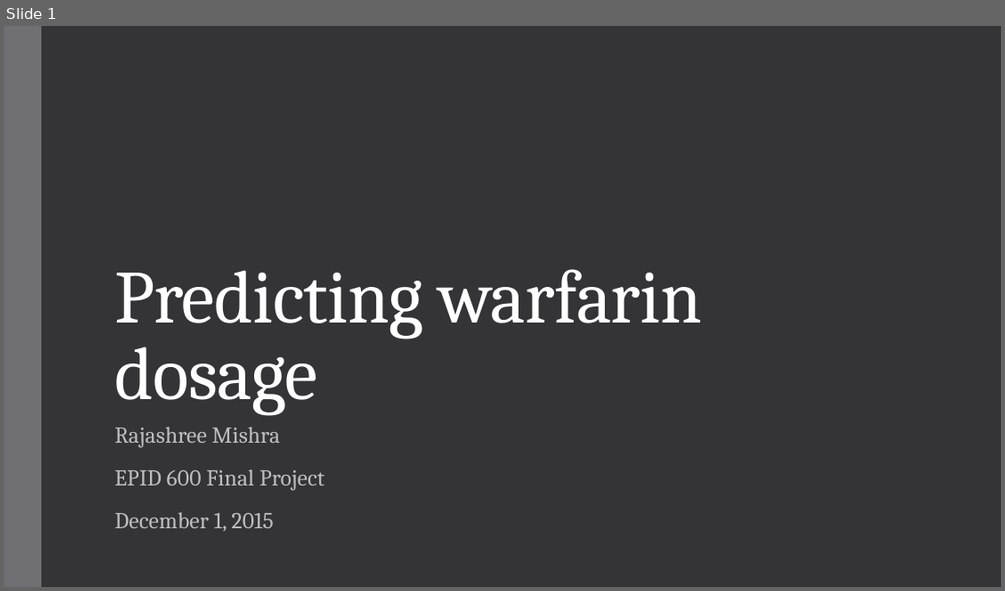
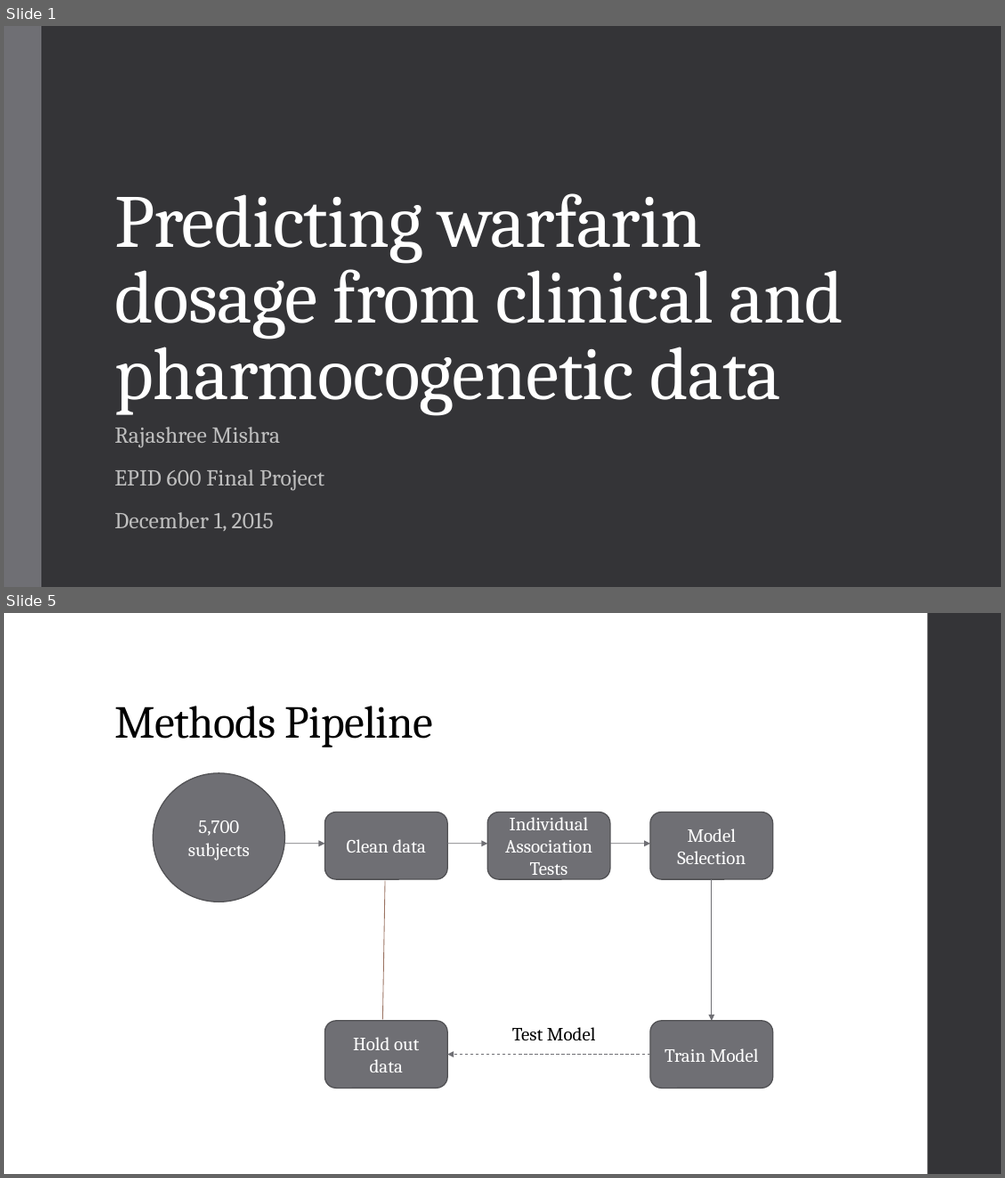
Before and after one commit to misraj/pharmgkb_project, a slide deck: EPID600_mishra.pptx. Shown one above the other, each under a label of ours: slide 1 before the commit, slides 1 and 5 after it; the slides between them are not shown. The pictures are 1005x591 and 1005x1178 pixels, drawn with LibreOffice and Linux fonts; fonts in the diff are those of the drawing. Boxes give left, top, right and bottom in pixels: in the first picture for what was removed or moved away, otherwise in the second. Text is boxed around its words. In the diff, an @@ line names an element or a change of style, - is before the commit and + after.

```diff
--- a/EPID600_mishra.pptx
+++ b/EPID600_mishra.pptx
@@ slide 5 added at bbox=[4, 613, 1001, 1174], background #FFFFFF @@
@@ rectangle added at bbox=[928, 613, 1001, 1174], fill #353537 @@
@@ title added at bbox=[114, 706, 433, 747], 44 pt, text #000000 @@
+Methods Pipeline
@@ ellipse added at bbox=[153, 773, 284, 901], fill #6F6F74, outline #525256 1.1 pt, 18 pt, text #FFFFFF @@
+5,700 subjects
@@ rounded rectangle added at bbox=[324, 811, 447, 879], fill #6F6F74, outline #525256 1.1 pt, 18 pt, text #FFFFFF @@
+Clean data
@@ rounded rectangle added at bbox=[488, 811, 610, 879], fill #6F6F74, outline #525256 1.1 pt, 18 pt, text #FFFFFF @@
+Individual Association Tests
@@ rounded rectangle added at bbox=[650, 811, 773, 879], fill #6F6F74, outline #525256 1.1 pt, 18 pt, text #FFFFFF @@
+Model Selection
@@ arrow added from (285, 844) to (324, 844), #6F6F74 0.75 pt @@
@@ arrow added from (447, 844) to (488, 844), #6F6F74 0.75 pt @@
@@ arrow added from (610, 844) to (650, 844), #6F6F74 0.75 pt @@
@@ arrow added from (712, 879) to (712, 1021), #6F6F74 0.75 pt @@
@@ line added from (386, 881) to (382, 1019), #9B7362 0.75 pt @@
@@ rounded rectangle added at bbox=[324, 1021, 447, 1088], fill #6F6F74, outline #525256 1.1 pt, 18 pt, text #FFFFFF @@
+Hold out data
@@ text added at bbox=[512, 1027, 596, 1041], 18 pt, text #000000 @@
+Test Model
@@ rounded rectangle added at bbox=[650, 1021, 773, 1088], fill #6F6F74, outline #525256 1.1 pt, 18 pt, text #FFFFFF @@
+Train Model
@@ arrow added from (650, 1054) to (447, 1054), #6F6F74 0.75 pt dashed @@
@@ slide 1 changed as well @@
@@ title at bbox=[114, 193, 844, 415]: text changed @@
-Predicting warfarin dosage
+Predicting warfarin dosage from clinical and pharmocogenetic data
```
Also in this commit, not shown: 1 other slide changed, 11 other slides added, 3 slides removed.
